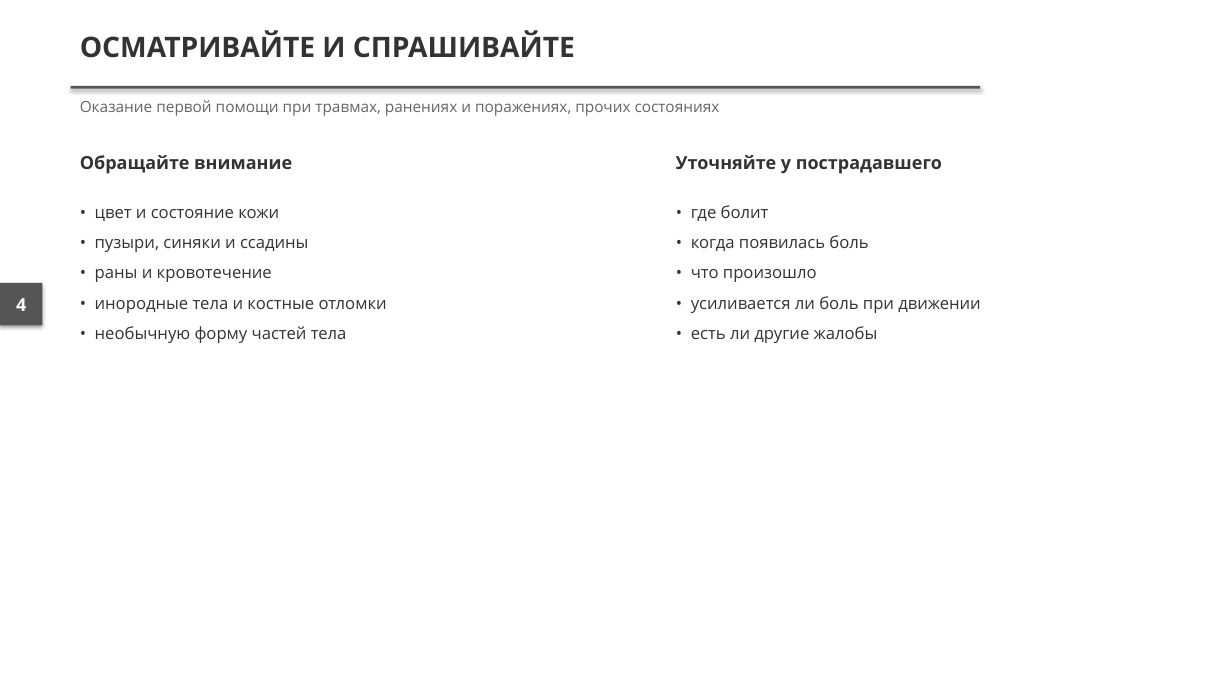
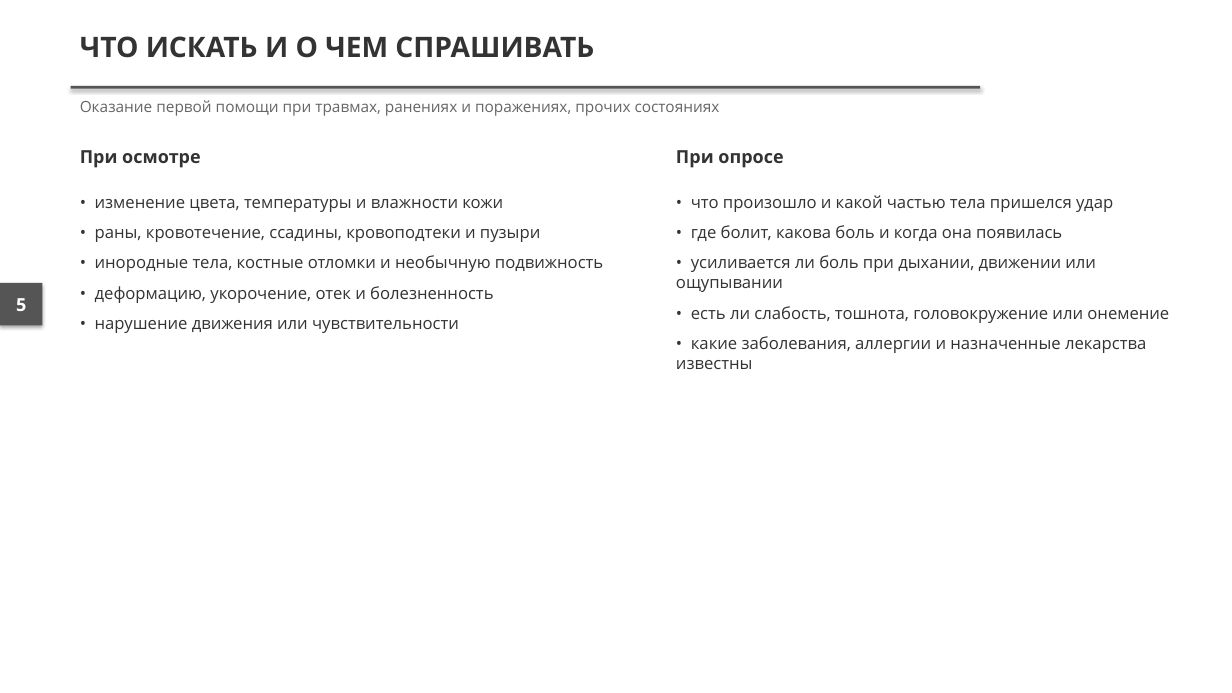
Before and after one commit to lysakalenushka-hash/-, a slide deck: slide 5 of presentations/out/Подробный осмотр и опрос пострадавшего.pptx (slide 4 before the commit). Drawn at 1232x693 pixels with LibreOffice and Linux fonts; fonts in the diff are those of the drawing. Boxes give left, top, right and bottom in pixels: in the first picture for what was removed or moved away, otherwise in the second. Text is boxed around its words. In the diff, an @@ line names an element or a change of style, - is before the commit and + after.

```diff
--- a/presentations/out/Подробный осмотр и опрос пострадавшего.pptx
+++ b/presentations/out/Подробный осмотр и опрос пострадавшего.pptx
@@ text at <box>80,36,594,58</box>: text changed @@
-ОСМАТРИВАЙТЕ И СПРАШИВАЙТЕ
+ЧТО ИСКАТЬ И О ЧЕМ СПРАШИВАТЬ
@@ text at <box>80,150,201,168</box>: text changed @@
-Обращайте внимание
+При осмотре
@@ text at <box>676,150,783,168</box>: text changed @@
-Уточняйте у пострадавшего
+При опросе
@@ text at <box>95,199,603,333</box>: text changed @@
-• цвет и состояние кожи
-• пузыри, синяки и ссадины
-• раны и кровотечение
-• инородные тела и костные отломки
-• необычную форму частей тела
+• изменение цвета, температуры и влажности кожи
+• раны, кровотечение, ссадины, кровоподтеки и пузыри
+• инородные тела, костные отломки и необычную подвижность
+• деформацию, укорочение, отек и болезненность
+• нарушение движения или чувствительности
@@ text at <box>676,195,1169,369</box>: text changed @@
-• где болит
-• когда появилась боль
-• что произошло
-• усиливается ли боль при движении
-• есть ли другие жалобы
+• что произошло и какой частью тела пришелся удар
+• где болит, какова боль и когда она появилась
+• усиливается ли боль при дыхании, движении или ощупывании
+• есть ли слабость, тошнота, головокружение или онемение
+• какие заболевания, аллергии и назначенные лекарства известны
@@ text at <box>16,298,26,311</box>: text changed @@
-4
+5
```
Also in this commit, not shown: 4 other slides changed, 10 slides added, 3 slides removed, 50 other files.
